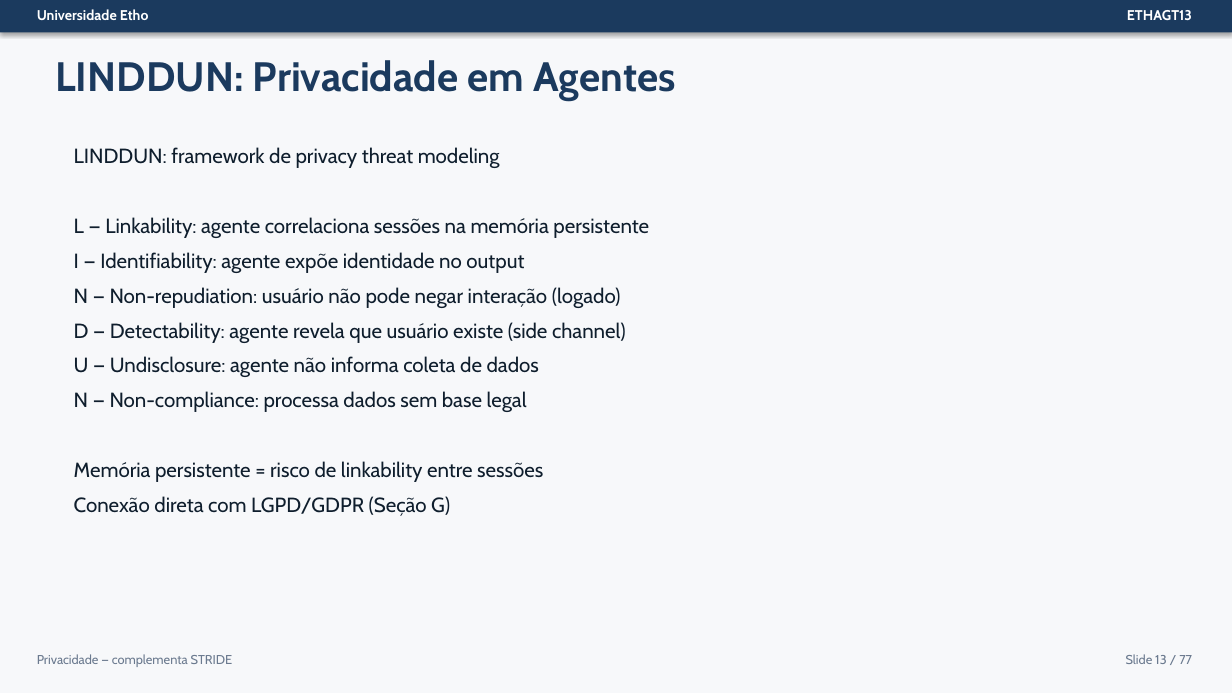
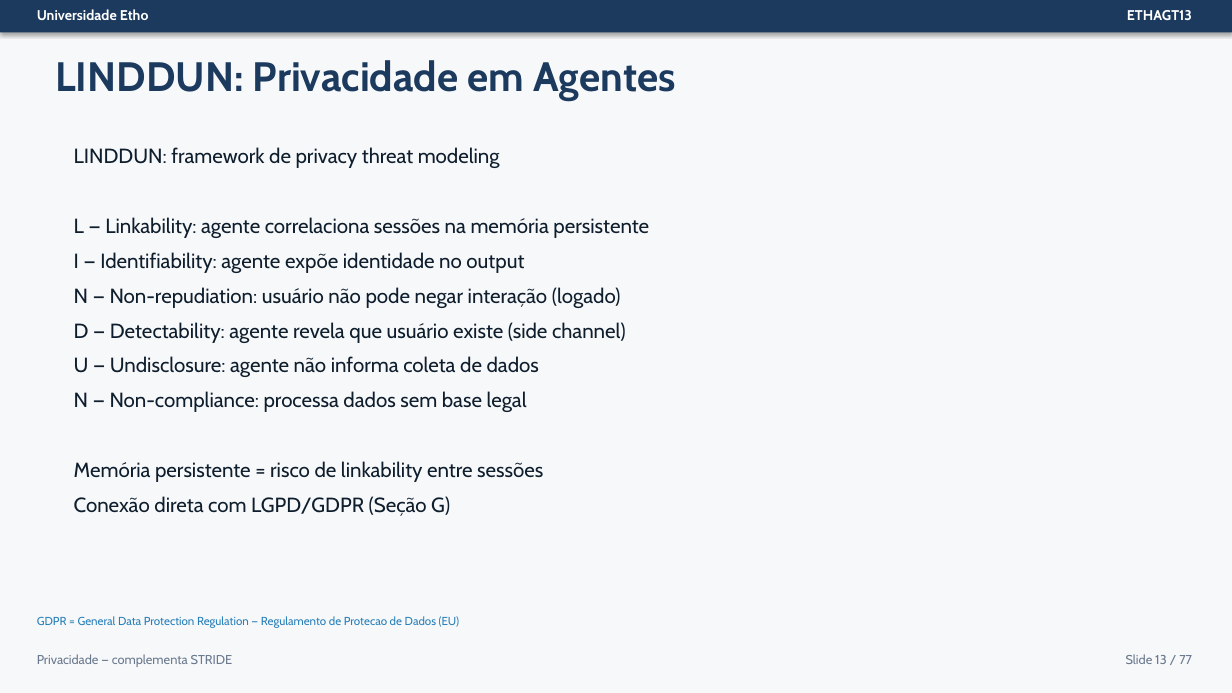
Before and after one commit to Etho-University/especializacao-programacao-agentica, a slide deck: slide 13 of docs/03-Slides/ETHAGT13/ETHAGT13-Apresentacao.pptx. Drawn at 1232x693 pixels with LibreOffice and Linux fonts; fonts in the diff are those of the drawing. Boxes give left, top, right and bottom in pixels: in the first picture for what was removed or moved away, otherwise in the second. Text is boxed around its words. In the diff, an @@ line names an element or a change of style, - is before the commit and + after.

```diff
--- a/docs/03-Slides/ETHAGT13/ETHAGT13-Apresentacao.pptx
+++ b/docs/03-Slides/ETHAGT13/ETHAGT13-Apresentacao.pptx
@@ text added at box(37, 616, 460, 628), 9 pt, text #2980B9 @@
+GDPR = General Data Protection Regulation — Regulamento de Protecao de Dados (EU)
```
Also in this commit, not shown: 6 other slides changed, 55 other files.
